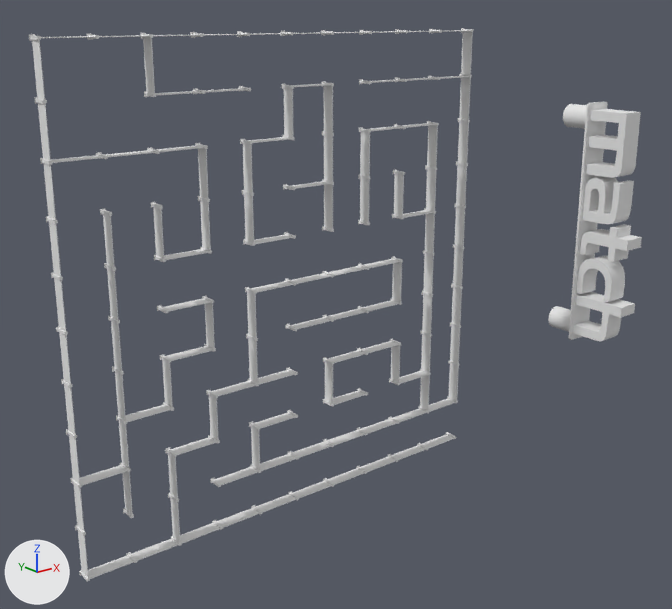
The OBJ model dt_gazebo/worlds/meshes/match_labyrinth_a.obj: old version first, new version second.
One viewpoint serves both versions: a 50 mm lens placed at (-3058.0, -7860.0, 194.0), pointed at (3067.0, -205.0, -2868.0). Every picture has the same lights, and +X, +Y and +Z are marked at lower left. Where no turn or scale is listed for an object, it has been applied to the vertices.

Names of what the first picture shows: 'match_labyrinth_a'.
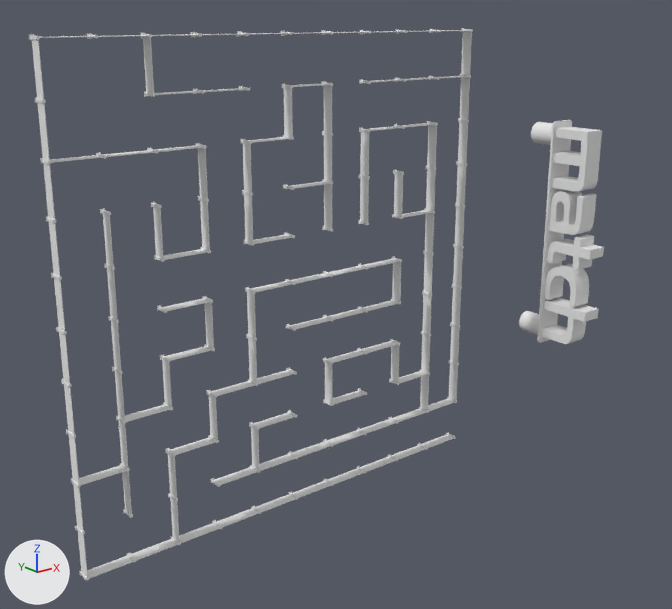
The newer file is also rescaled (x1.097), turned or shifted as a whole; pictures and numbers use the older file's frame.

What differs and where, as boxes [x1, y1, x2, y2] in the pictures (672 x 609 px; the box of a moved part takes in the faces that stretch with it):
```json
{"object": "match_labyrinth_a", "change": "reshaped", "before": [29, 28, 642, 581], "after": [29, 28, 604, 581], "on screen": "6% narrower"}
{"part": 1, "of": "me_match_labyrinth_a", "change": "moved or reshaped", "before": [548, 101, 642, 342], "after": [519, 120, 604, 344]}
```

The change, as JSON lines over the scene's bpy script:
```json
{"block": "me_match_labyrinth_a", "where": "me_match_labyrinth_a.from_pydata(...)  # 3704 vertices, 6436 faces; spans x -25.0..7400.0, y -1150.0..0.0, z -5130.0..25.0"}
{"block": "me_match_labyrinth_a", "where": "# used by ob_match_labyrinth_a; location = (0.0, 0.0, 0.0)"}
{"block": "me_match_labyrinth_a", "change": "me_match_labyrinth_a part 1: all 840 vertices in x 7000.0..7400.0, y -1150.0..0.0, z -4100.0..-900.0 are scaled about their middle by 0.912, then moved by (-639.0, 51.0, -52.0)"}
```
